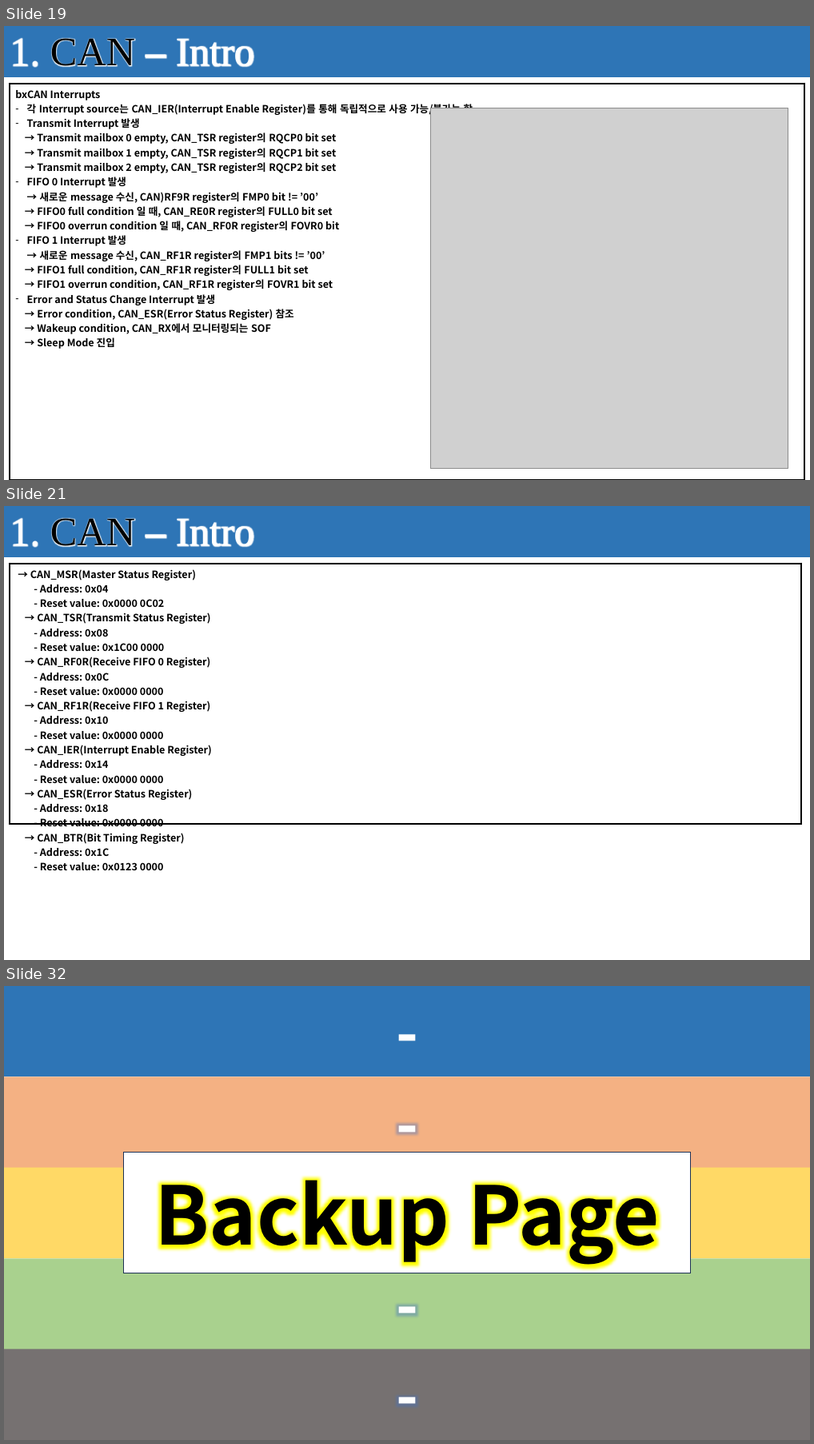
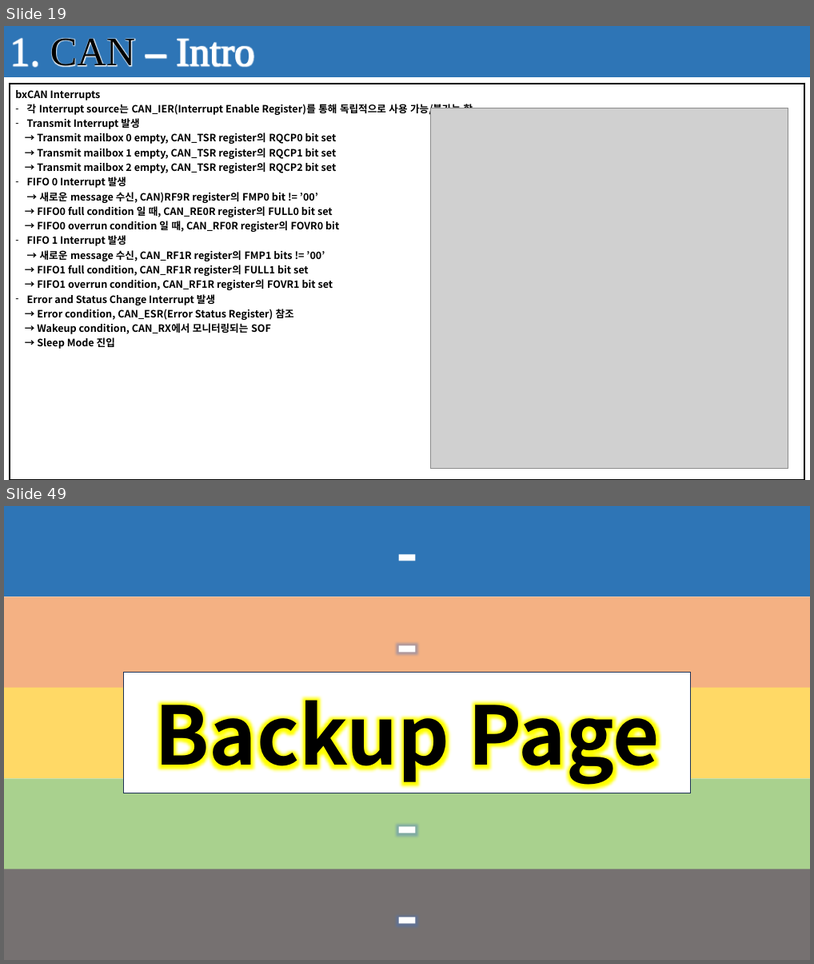
Before and after one commit to seonghokim/Study, a slide deck: Study Material/Firmware Explanation.pptx. Shown one above the other, each under a label of ours: slides 19, 21 and 32 before the commit, slides 19 and 49 after it; the slides between them are not shown. The pictures are 814x1444 and 814x964 pixels, drawn with LibreOffice and Linux fonts; fonts in the diff are those of the drawing; grey boxes stand for pictures; background and template pictures are left out. Boxes give left, top, right and bottom in pixels: in the first picture for what was removed or moved away, otherwise in the second. Text is boxed around its words. In the diff, an @@ line names an element or a change of style, - is before the commit and + after.

```diff
--- a/Study Material/Firmware Explanation.pptx
+++ b/Study Material/Firmware Explanation.pptx
@@ slide 21 removed at bbox=[4, 506, 810, 960], background #FFFFFF; not listed: 1 template element that a slide beside it also shows @@
@@ rectangle removed at bbox=[4, 506, 810, 557] @@
-1. CAN – Intro
@@ table removed at bbox=[10, 564, 802, 873], 1 rows, 1 columns @@
-→ CAN_MSR(Master Status Register) / - Address: 0x04 / - Reset value: 0x0000 0C02 / → CAN_TSR(Transmit Status Register) / - Address: 0x08 / - Reset value: 0x1C00 0000 / → CAN_RF0R(Receive FIFO 0 Register) / - Address: 0x0C / - Reset value: 0x0000 0000 / → CAN_RF1R(Receive FIFO 1 Register) / - Address: 0x10 / - Reset value: 0x0000 0000 / → CAN_IER(Interrupt Enable Register) / - Address: 0x14 / - Reset value: 0x0000 0000 / → CAN_ESR(Error Status Register) / - Address: 0x18 / - Reset value: 0x0000 0000 / → CAN_BTR(Bit Timing Register) / - Address: 0x1C / - Reset value: 0x0123 0000
@@ what was slide 32 is now slide 49 @@
```
Also in this commit, not shown: 2 slides changed, 27 slides added, 9 other slides removed.
